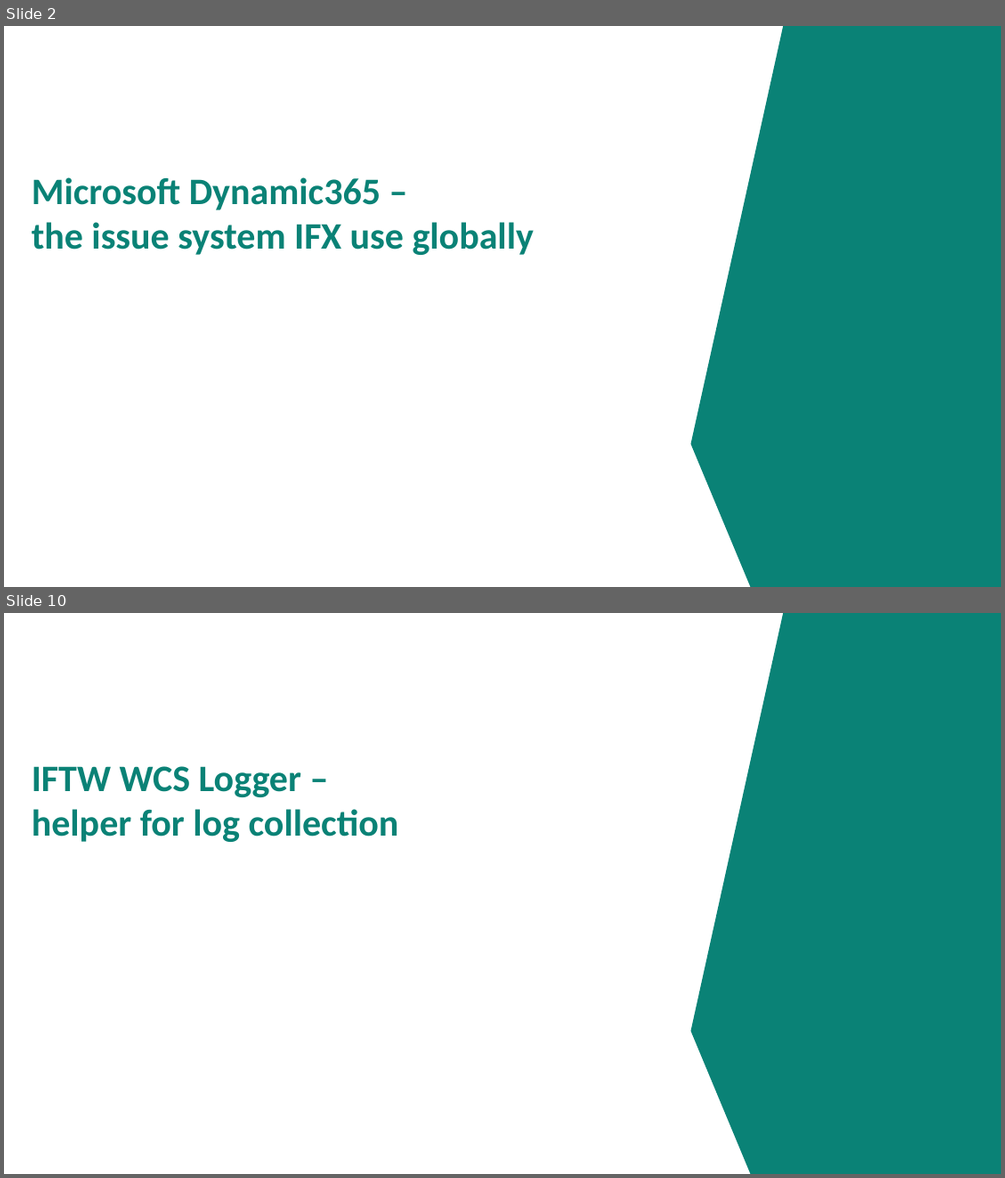
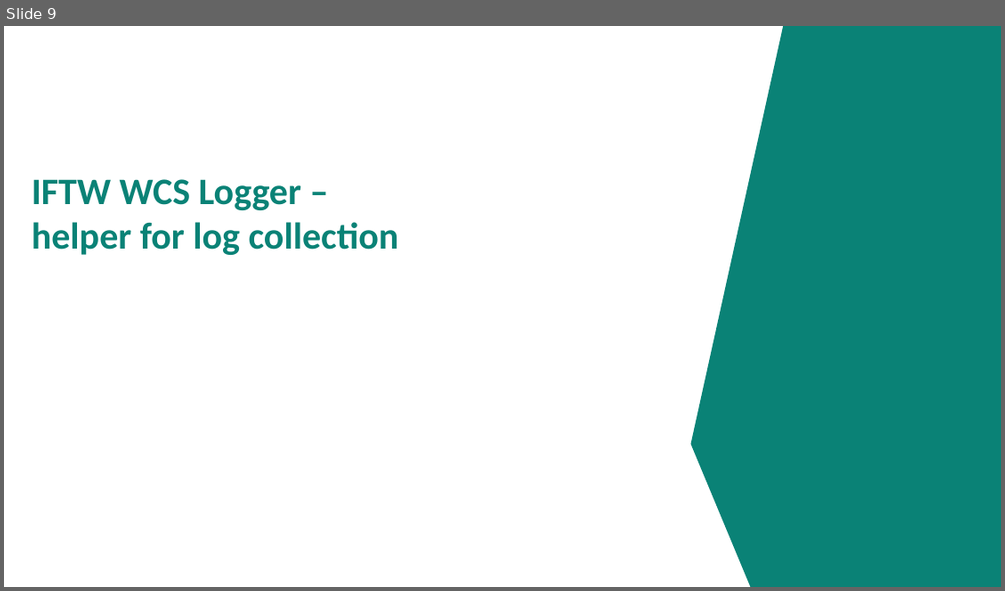
Before and after one commit to IFTWTraven/py_automation_saleae, a slide deck: docs/IFX MSD cases.pptx. Shown one above the other, each under a label of ours: slides 2 and 10 before the commit, slide 9 after it; the slides between them are not shown. The pictures are 1005x1178 and 1005x591 pixels, drawn with LibreOffice and Linux fonts; fonts in the diff are those of the drawing; background and template pictures are left out. Boxes give left, top, right and bottom in pixels: in the first picture for what was removed or moved away, otherwise in the second. Text is boxed around its words. In the diff, an @@ line names an element or a change of style, - is before the commit and + after.

```diff
--- a/docs/IFX MSD cases.pptx
+++ b/docs/IFX MSD cases.pptx
@@ slide 2 removed at [4,26,1001,587], background #FFFFFF; not listed: 2 template elements that a slide beside it also shows @@
@@ title removed at [32,177,534,255] @@
-Microsoft Dynamic365 –
-the issue system IFX use globally
@@ what was slide 10 is now slide 9 @@
```
Also in this commit, not shown: 18 slides changed, 2 slides added, 14 other files.
